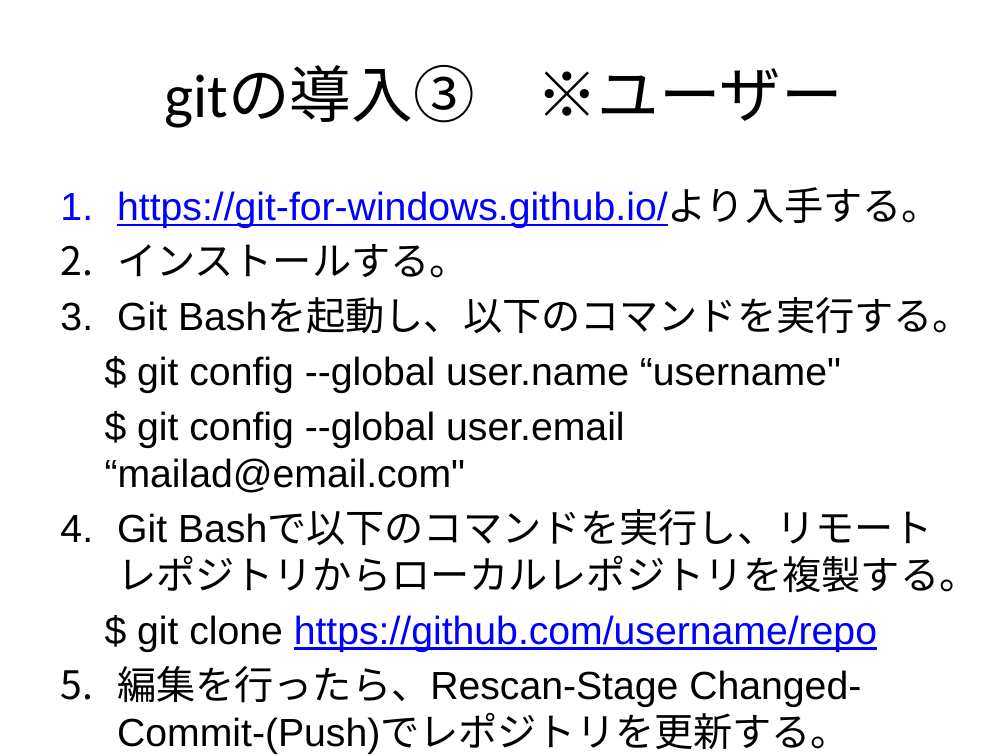
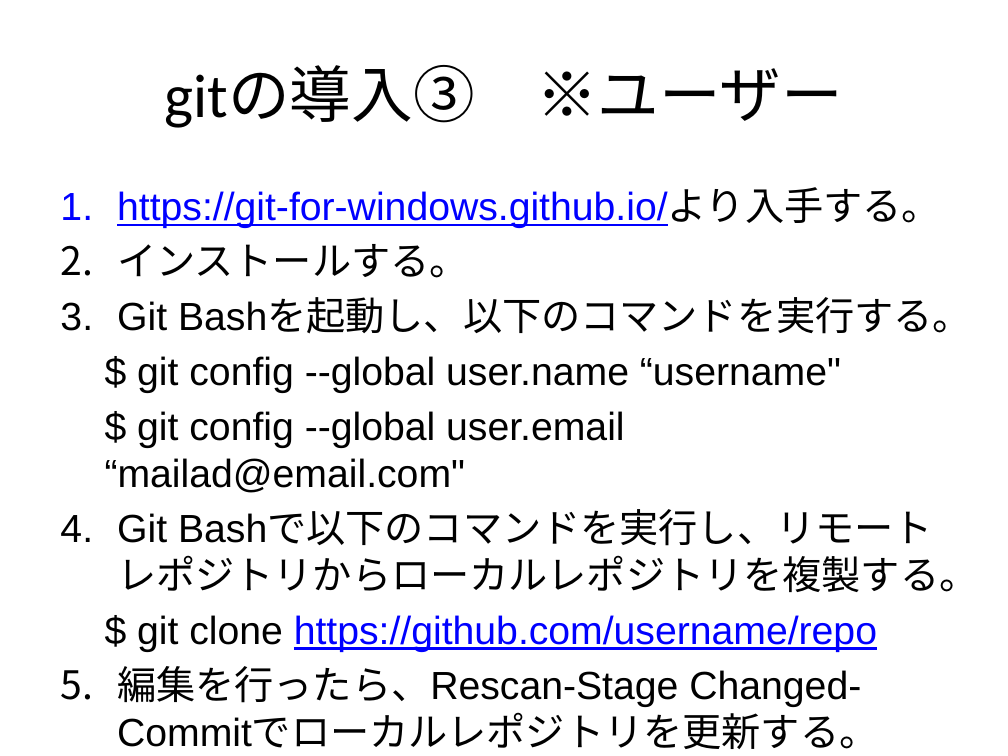
Before and after one commit to RyutaroMayumi/git_research, a slide deck: slide 8 of KK01_git.pptx. Drawn at 1008x756 pixels with LibreOffice and Linux fonts; fonts in the diff are those of the drawing. Boxes give left, top, right and bottom in pixels: in the first picture for what was removed or moved away, otherwise in the second. Text is boxed around its words. In the diff, an @@ line names an element or a change of style, - is before the commit and + after.

```diff
--- a/KK01_git.pptx
+++ b/KK01_git.pptx
@@ text at bbox=[117, 666, 878, 749]: text changed @@
-5. 編集を行ったら、Rescan-Stage Changed-Commit-(Push)でレポジトリを更新する。
+5. 編集を行ったら、Rescan-Stage Changed-Commitでローカルレポジトリを更新する。
```
Also in this commit, not shown: 1 other slide changed.
